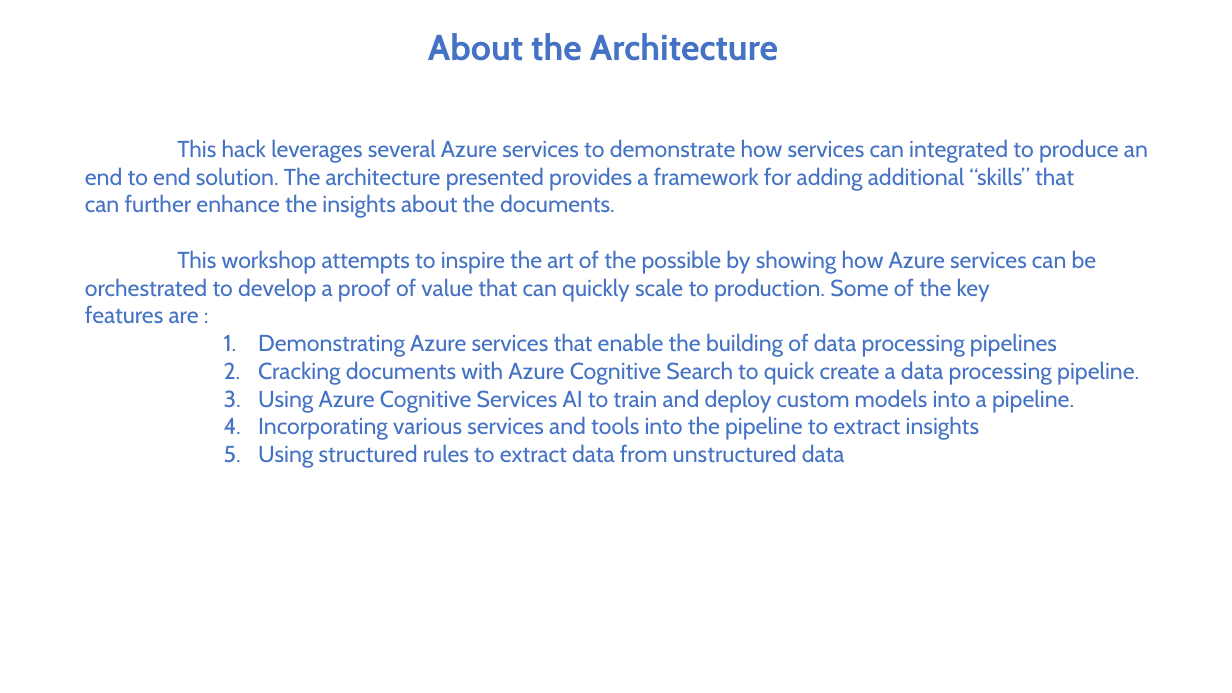
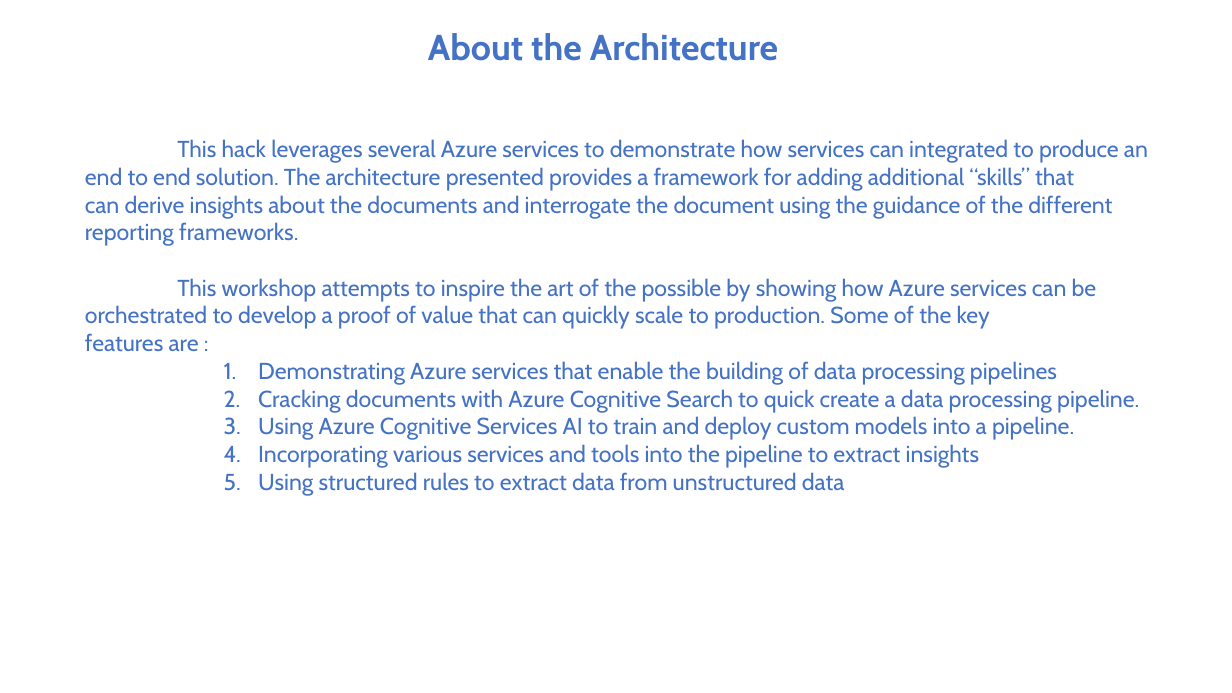
Before and after one commit to appliedcognetics/esgWorkshop, a slide deck: slide 8 of src/workshop/documents/presentation.pptx (slide 7 before the commit). Drawn at 1232x693 pixels with LibreOffice and Linux fonts; fonts in the diff are those of the drawing. Boxes give left, top, right and bottom in pixels: in the first picture for what was removed or moved away, otherwise in the second. Text is boxed around its words. In the diff, an @@ line names an element or a change of style, - is before the commit and + after.

```diff
--- a/src/workshop/documents/presentation.pptx
+++ b/src/workshop/documents/presentation.pptx
@@ text at [85, 195, 1112, 246]: text changed @@
-can further enhance the insights about the documents.
+can derive insights about the documents and interrogate the document using the guidance of the different
+reporting frameworks.
```
Also in this commit, not shown: 4 other slides changed, 3 slides added, 1 slide removed, 1 other file.
